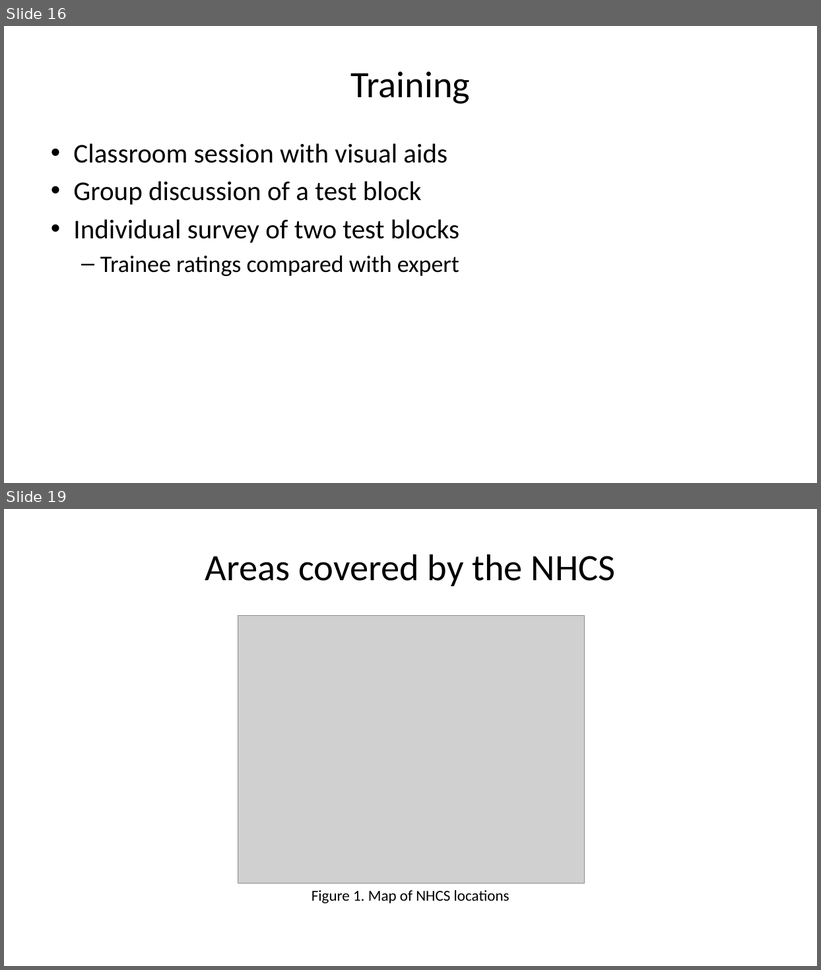
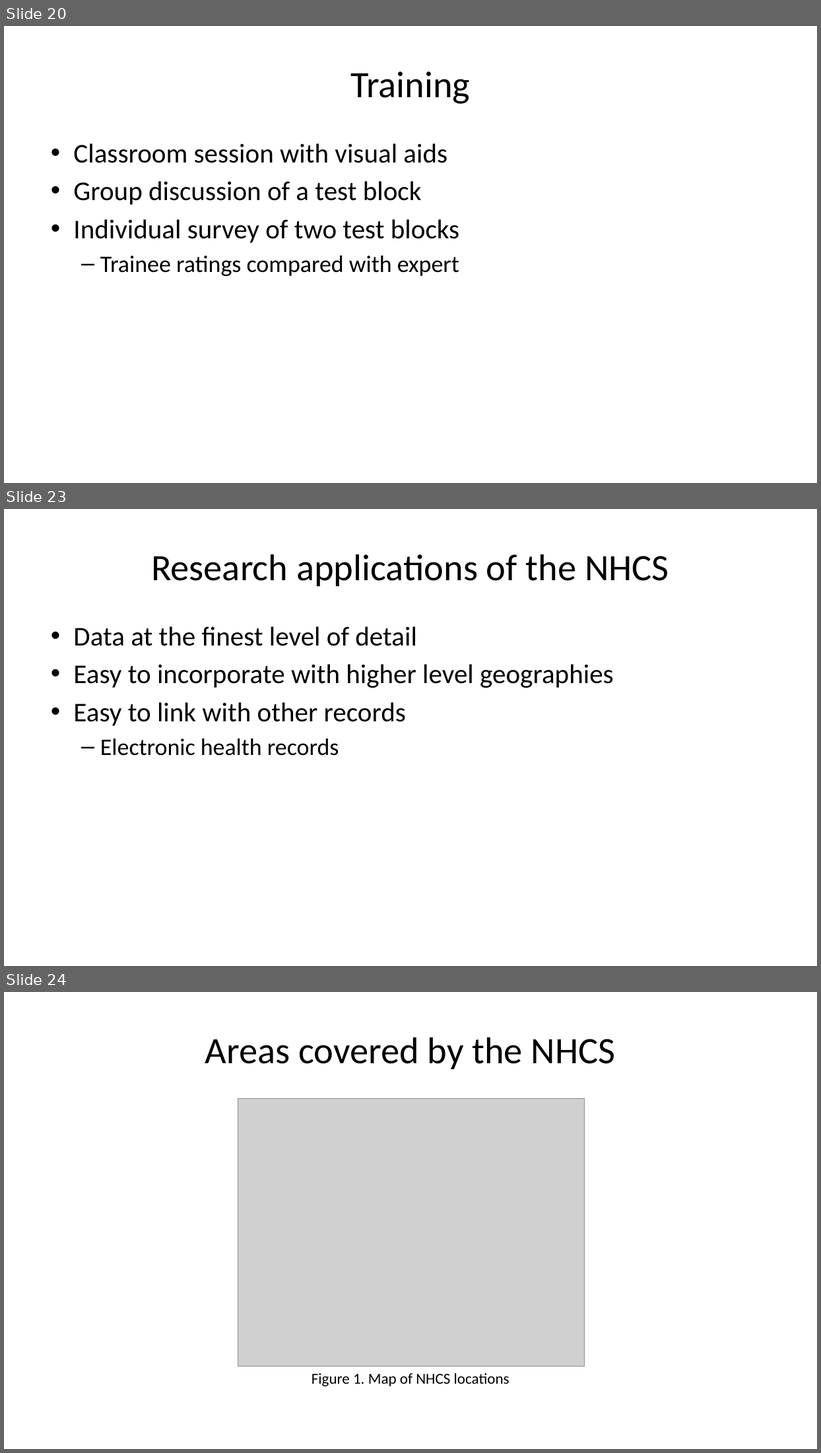
Before and after one commit to pmean/talks, a slide deck: nhcs/seattle-talk.pptx. Shown one above the other, each under a label of ours: slides 16 and 19 before the commit, slides 20, 23 and 24 after it; the slides between them are not shown. The pictures are 821x970 and 821x1453 pixels, drawn with LibreOffice and Linux fonts; fonts in the diff are those of the drawing; grey boxes stand for pictures. Boxes give left, top, right and bottom in pixels: in the first picture for what was removed or moved away, otherwise in the second. Text is boxed around its words. In the diff, an @@ line names an element or a change of style, - is before the commit and + after.

```diff
--- a/nhcs/seattle-talk.pptx
+++ b/nhcs/seattle-talk.pptx
@@ slide 23 added at [4, 509, 817, 966], background #FFFFFF @@
@@ title added at [151, 554, 669, 586], 44 pt, text #000000 @@
+Research applications of the NHCS
@@ text added at [73, 626, 614, 756], 32 pt, text #000000 @@
+• Data at the finest level of detail
+• Easy to incorporate with higher level geographies
+• Easy to link with other records
+  – Electronic health records
@@ what was slide 16 is now slide 20 @@
@@ what was slide 19 is now slide 24 @@
```
Also in this commit, not shown: 11 slides changed, 4 other slides added, 1 slide removed, 2 other files.
